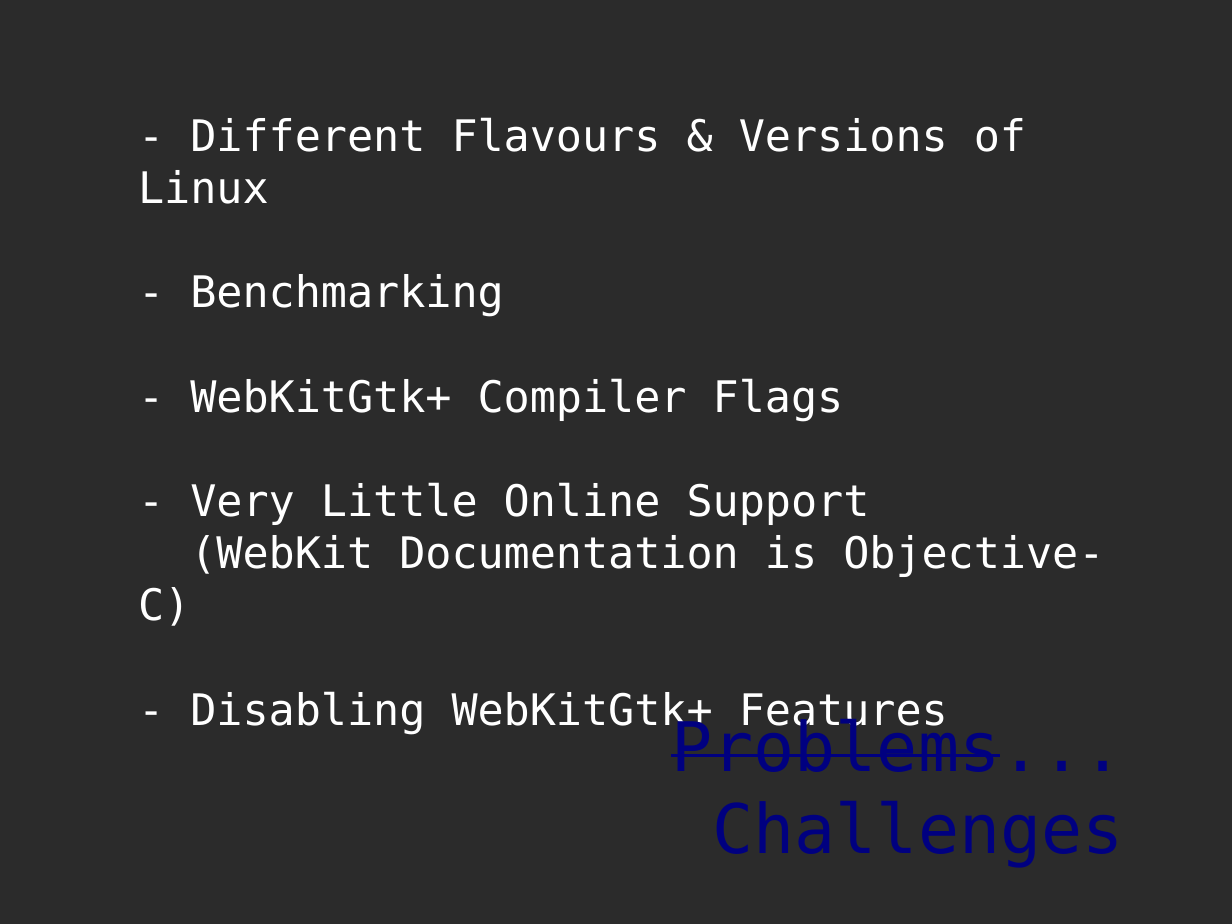
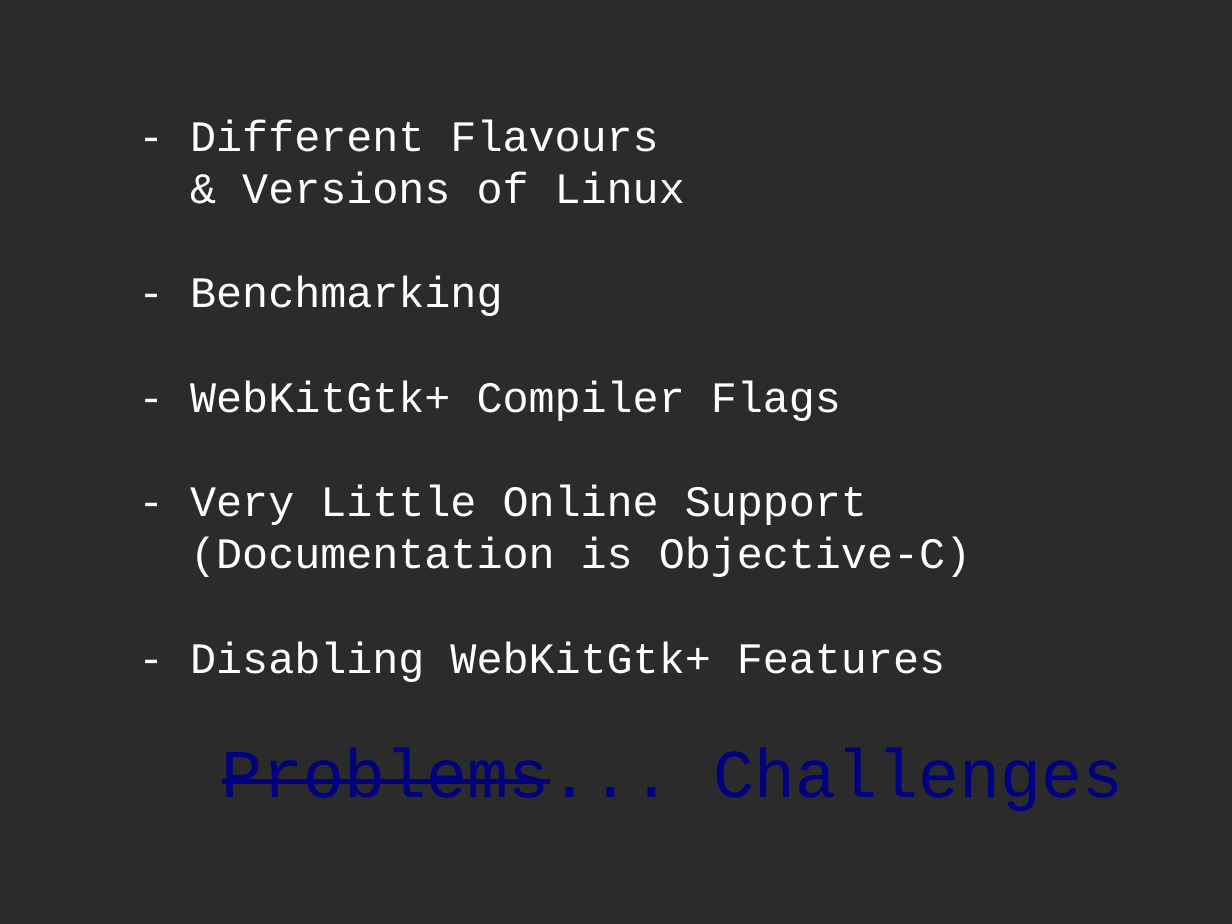
Before and after one commit to ddyngrp/bcit-courses, a slide deck: slide 13 of reports/presentation/spry_presentation.odp. Drawn at 1232x924 pixels with LibreOffice and Linux fonts; fonts in the diff are those of the drawing; background and template pictures are left out; a plain dark background stands for a picture behind light text. Boxes give left, top, right and bottom in pixels: in the first picture for what was removed or moved away, otherwise in the second. Text is boxed around its words. In the diff, an @@ line names an element or a change of style, - is before the commit and + after.

Commit message:
Fixed fonts

```diff
--- a/reports/presentation/spry_presentation.odp
+++ b/reports/presentation/spry_presentation.odp
@@ text at box(190, 119, 685, 204): text changed; font DejaVu Sans Mono to Courier New @@
-- Different Flavours & Versions of Linux
+- Different Flavours
+& Versions of Linux
@@ text at box(190, 276, 945, 682): font DejaVu Sans Mono to Courier New in "- Benchmarking", "- WebKitGtk+ Compiler Flags", "- Very Little Online Support", "- Disabling WebKitGtk+ Features" @@
@@ text at box(190, 537, 971, 577): text changed; font DejaVu Sans Mono to Courier New @@
-(WebKit Documentation is Objective-C)
+(Documentation is Objective-C)
@@ text "Problems... Challenges": place and size @@
-text "Problems... Challenges" at box(671, 715, 1124, 772)
+text "Problems... Challenges" at box(88, 724, 1136, 817)
@@ text "Problems... Challenges" at box(88, 724, 1136, 817): font DejaVu Sans Mono to Courier New @@
```
Also in this commit, not shown: 13 other slides changed.
